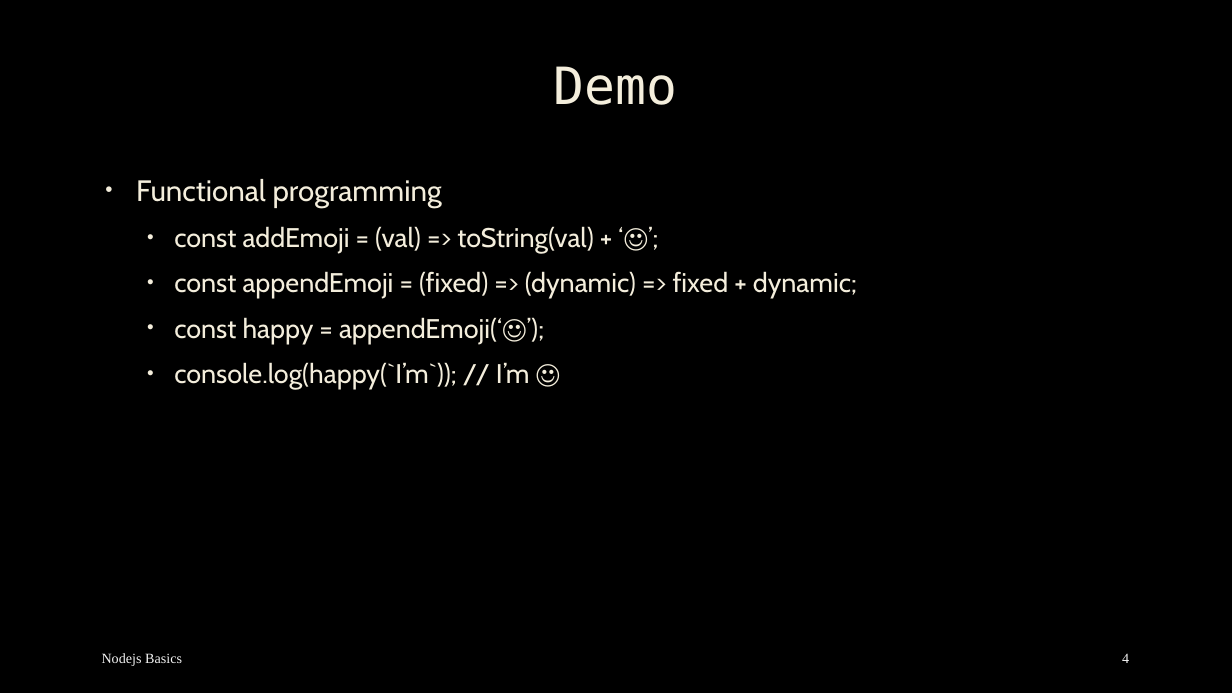
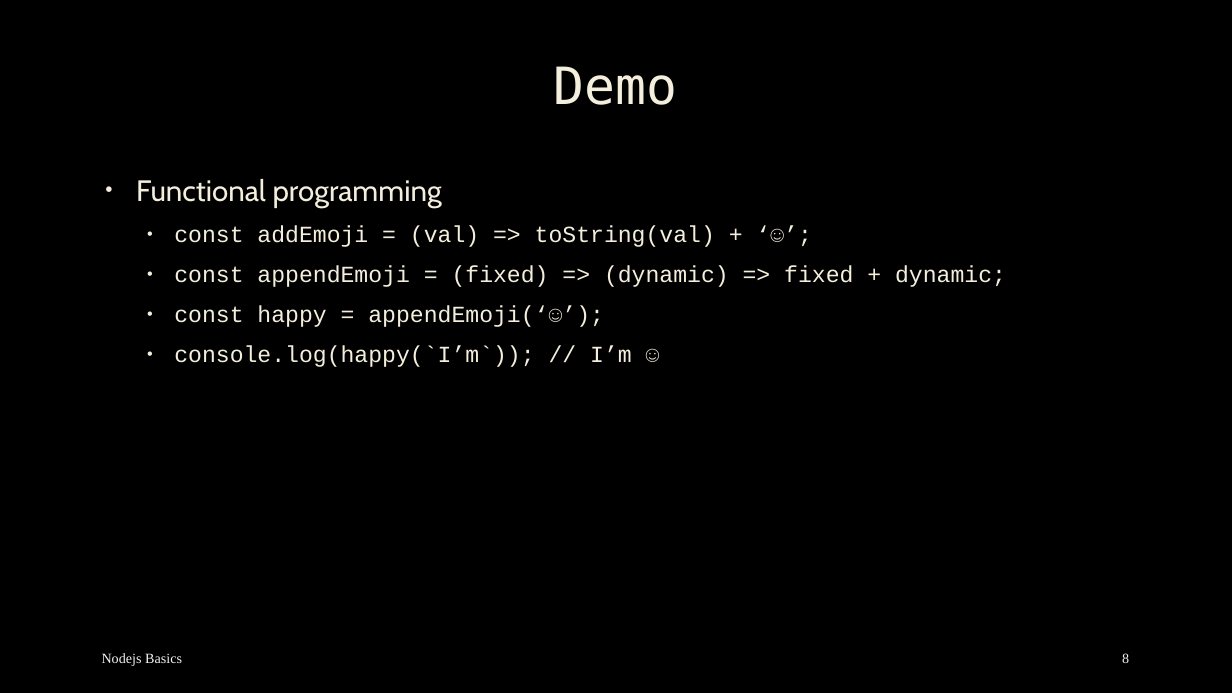
Before and after one commit to mostafa8026/nestjs-course, a slide deck: slide 8 of oop/oop-01.pptx (slide 4 before the commit). Drawn at 1232x693 pixels with LibreOffice and Linux fonts; fonts in the diff are those of the drawing; background and template pictures are left out. Boxes give left, top, right and bottom in pixels: in the first picture for what was removed or moved away, otherwise in the second. Text is boxed around its words. In the diff, an @@ line names an element or a change of style, - is before the commit and + after.

```diff
--- a/oop/oop-01.pptx
+++ b/oop/oop-01.pptx
@@ text at (174,226,1006,367): size 21 to 18 pt, font Cabin to Courier New in "const addEmoji = (val) => toString(val) + ...", "const appendEmoji = (fixed) => (dynamic) => ...", "const happy = appendEmoji(‘☺’);", "console.log(happy(`I’m`)); // I’m ☺" @@
@@ page number at (1122,653,1129,663): text changed @@
-4
+8
```
Also in this commit, not shown: 3 other slides changed, 6 slides added, 4 other files.
